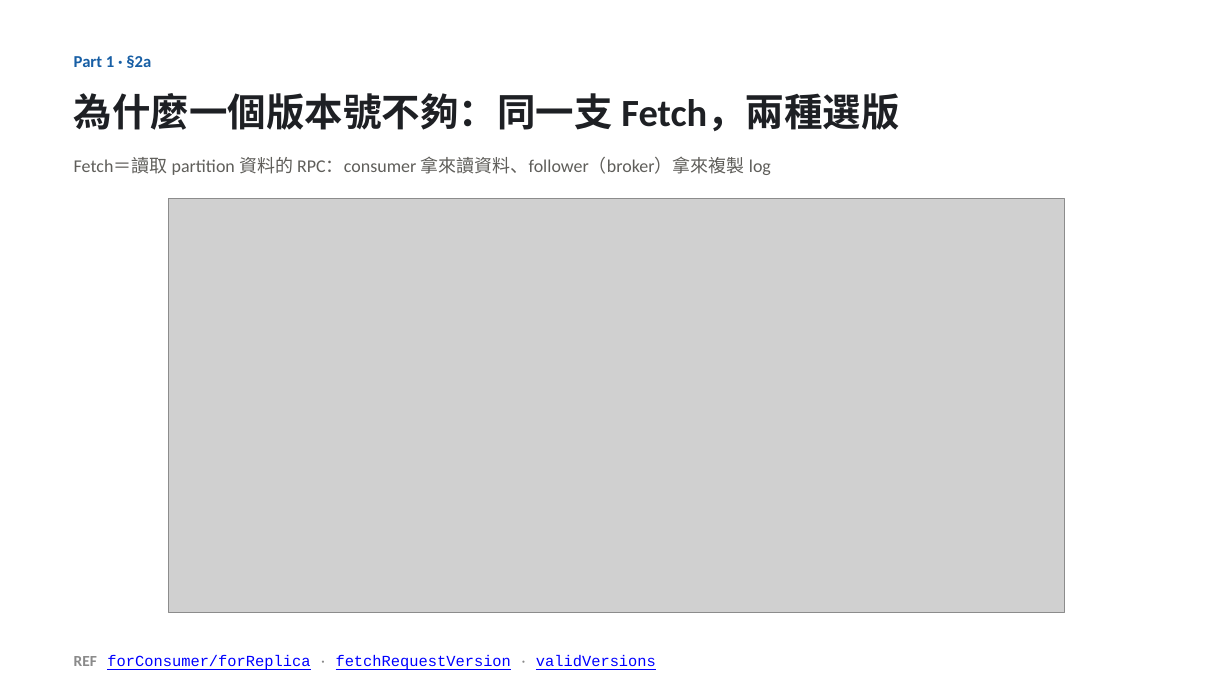
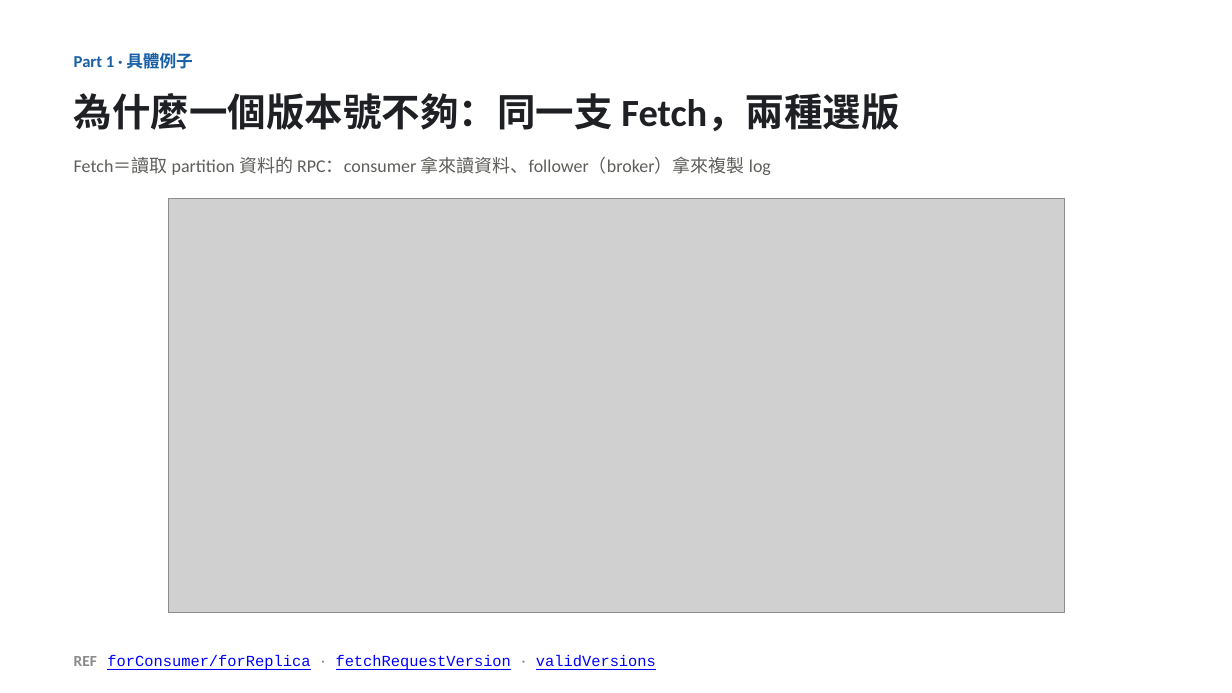
Before and after one commit to unknowntpo/kafka, a slide deck: slide 5 of study/version-control/kafka-version-negotiation.pptx (slide 4 before the commit). Drawn at 1232x693 pixels with LibreOffice and Linux fonts; fonts in the diff are those of the drawing; grey boxes stand for pictures. Boxes give left, top, right and bottom in pixels: in the first picture for what was removed or moved away, otherwise in the second. Text is boxed around its words. In the diff, an @@ line names an element or a change of style, - is before the commit and + after.

Commit message:
study(version-control): deck 重排為 2 段，開場先亮三種通訊角色地圖
- Part 1（版本怎麼選）：地圖(三角色) → 三層 scope → §2a Fetch 圖 → 選版機制；Part 2 失敗訊息
- 合併原 Part 1+2，controller 於開場地圖即登場，不再突兀；15 張
- talk-outline.md 同步為 2 段結構

```diff
--- a/study/version-control/kafka-version-negotiation.pptx
+++ b/study/version-control/kafka-version-negotiation.pptx
@@ text at bbox=[74, 53, 193, 69]: text changed @@
-Part 1 · §2a
+Part 1 · 具體例子
```
Also in this commit, not shown: 6 other slides changed, 1 slide removed, 2 other files.
